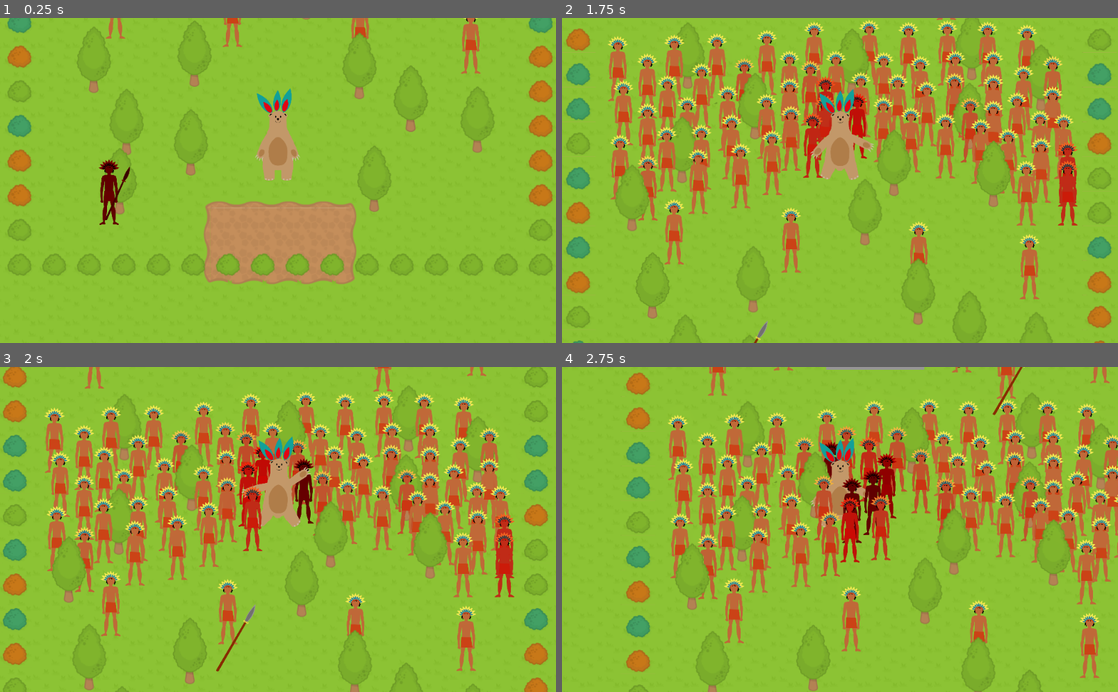
Above: before the commit, frames 1-4 (two rows, left to right).
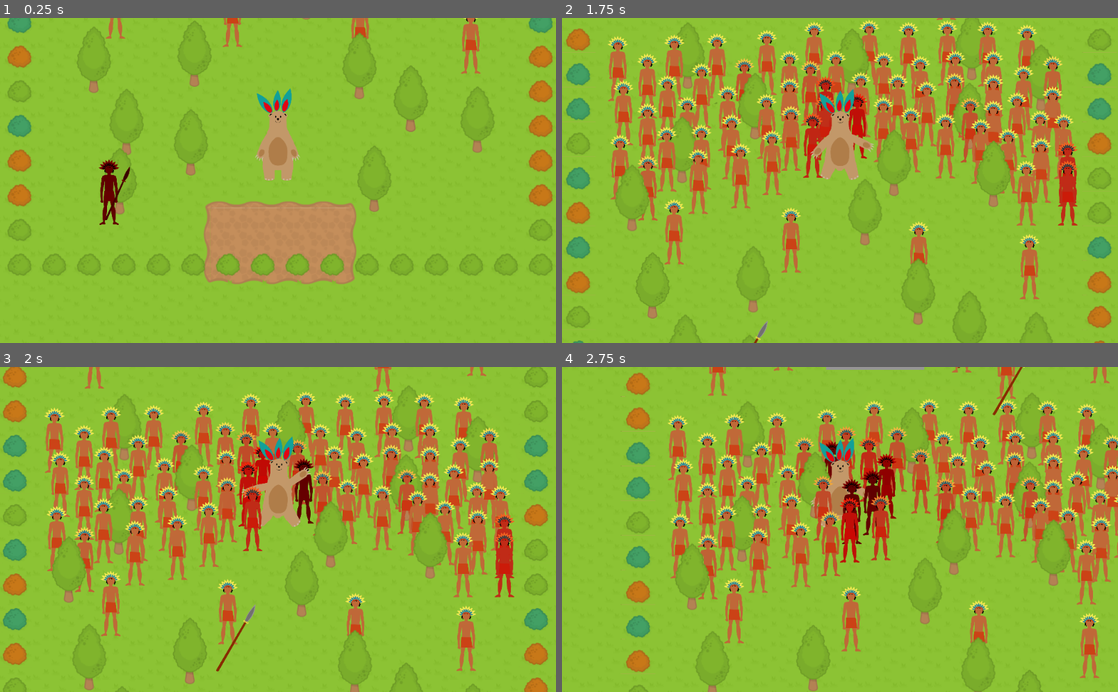
Above: after the commit, the same moments.

Repository: lendroit/welcome_thomas
Game: Godot game, scene res://World.tscn
Same seed, same stepped clock (60 frames per second), same inputs: the game is played once before the commit and once after it.
Inputs:
- Up to frame 1 (0.25 s): no input
- Up to frame 2 (1.75 s): tap Enter (ui_accept) at 0.5, 0.77, 1.52 s; hold Up (ui_up) from 0.53 s (still down)
- Up to frame 3 (2 s): keep holding Up (ui_up)
- Up to frame 4 (2.75 s): release Up (ui_up) at 2.03 s; hold Left (ui_left) from 2.03 s (still down)

Frames 1-3 are identical in both runs. In frame 4, 1.6% of the frame differs, in the area x 19-100%, y 0-89%.

Commit message:
a guard gets angry when player picked the BIG GOLDEN sausage

Diff:
--- a/Player/Player.gd
+++ b/Player/Player.gd
@@ -15,8 +15,10 @@
 
 signal player_won
 signal player_died
+signal player_picked
 
 func _pick_item(item: Node2D):
+	emit_signal("player_picked")
 	ACCELERATION = 2500
 	MAX_SPEED = 200
 	FRICTION = 2000
--- a/World.gd
+++ b/World.gd
@@ -8,6 +8,13 @@
 
 var number_of_angry_mayans = 0
 var number_of_guards = 0
+
+func _treasure_got_picked():
+	for child in mayans.get_children():
+		if (child.isGuard) and (child.angriness < child.MAX_ANGRINESS_BEFORE_ITS_TOO_LATE):
+			child.angriness = 2.0
+			child.furthest_distance_ever = 50000
+			break
 
 func _on_new_angry_mayan():
 	number_of_angry_mayans += 1
@@ -21,6 +28,7 @@
 # Called when the node enters the scene tree for the first time.
 func _ready():
 	dropOffrandeArea.connect('body_entered', self, "_body_entered_drop_zone")
+	player.connect("player_picked", self, "_treasure_got_picked")
 	player.connect('player_won', self, "_player_won")
 	player.connect('player_died', self, "_player_died")
 	replayButton.connect("pressed", self, "_restart_game")
